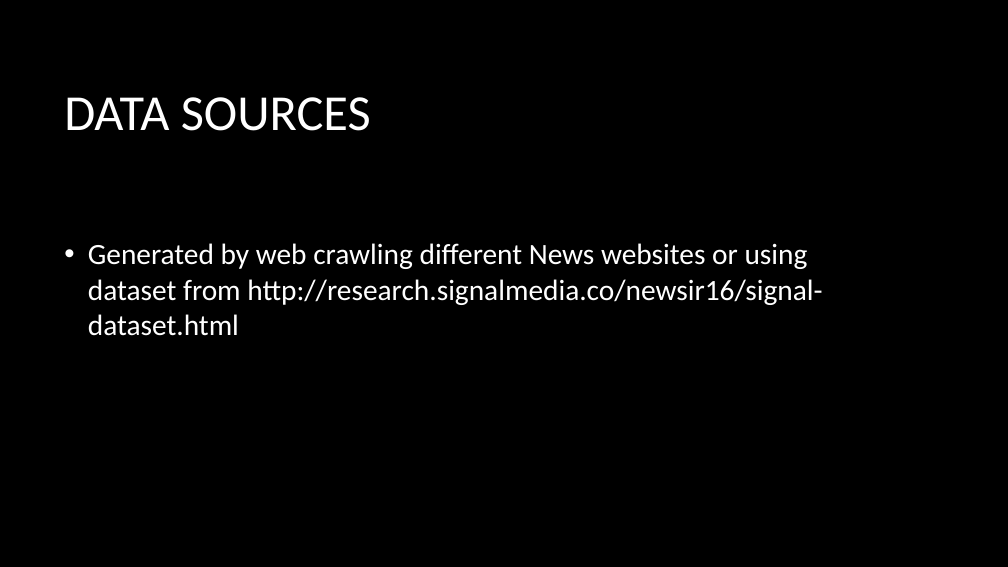
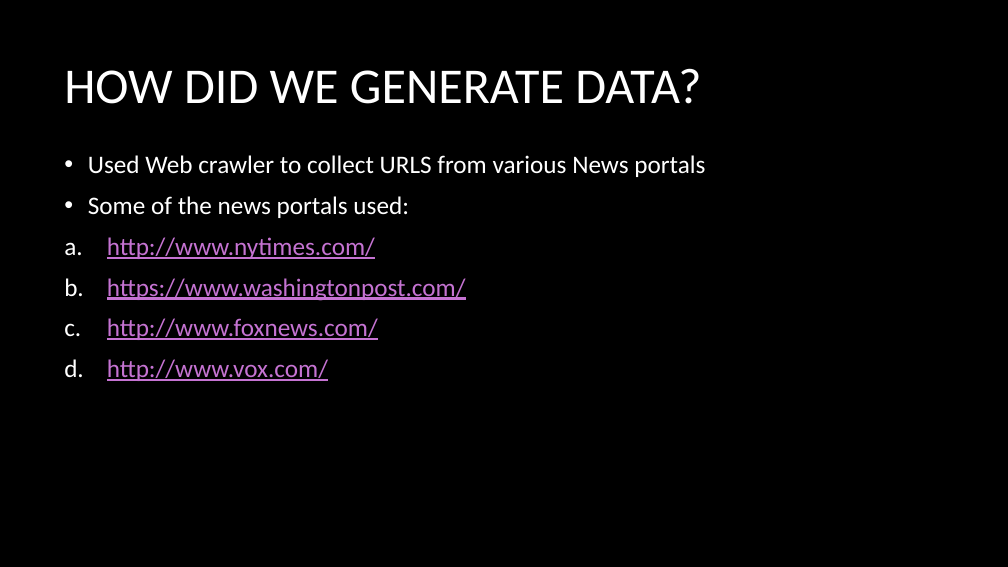
Before and after one commit to Nehaghate285/NewsAnalytics, a slide deck: slide 7 of News Analytics.pptx (slide 4 before the commit). Drawn at 1008x567 pixels with LibreOffice and Linux fonts; fonts in the diff are those of the drawing; background and template pictures are left out. Boxes give left, top, right and bottom in pixels: in the first picture for what was removed or moved away, otherwise in the second. Text is boxed around its words. In the diff, an @@ line names an element or a change of style, - is before the commit and + after.

```diff
--- a/News Analytics.pptx
+++ b/News Analytics.pptx
@@ title at [64,68,701,104]: text changed; size 48 to 47.7 pt @@
-DATA SOURCES
+HOW DID WE GENERATE DATA?
@@ text at [88,155,705,381]: text changed; size 28 to 24 pt; text colour #FFFFFF to #C573D2 @@
-• Generated by web crawling different News websites or using dataset from http://research.signalmedia.co/newsir16/signal-dataset.html
+• Used Web crawler to collect URLS from various News portals
+• Some of the news portals used:
+a. http://www.nytimes.com/
+b. https://www.washingtonpost.com/
+c. http://www.foxnews.com/
+d. http://www.vox.com/
```
Also in this commit, not shown: 5 other slides changed, 9 slides added.
